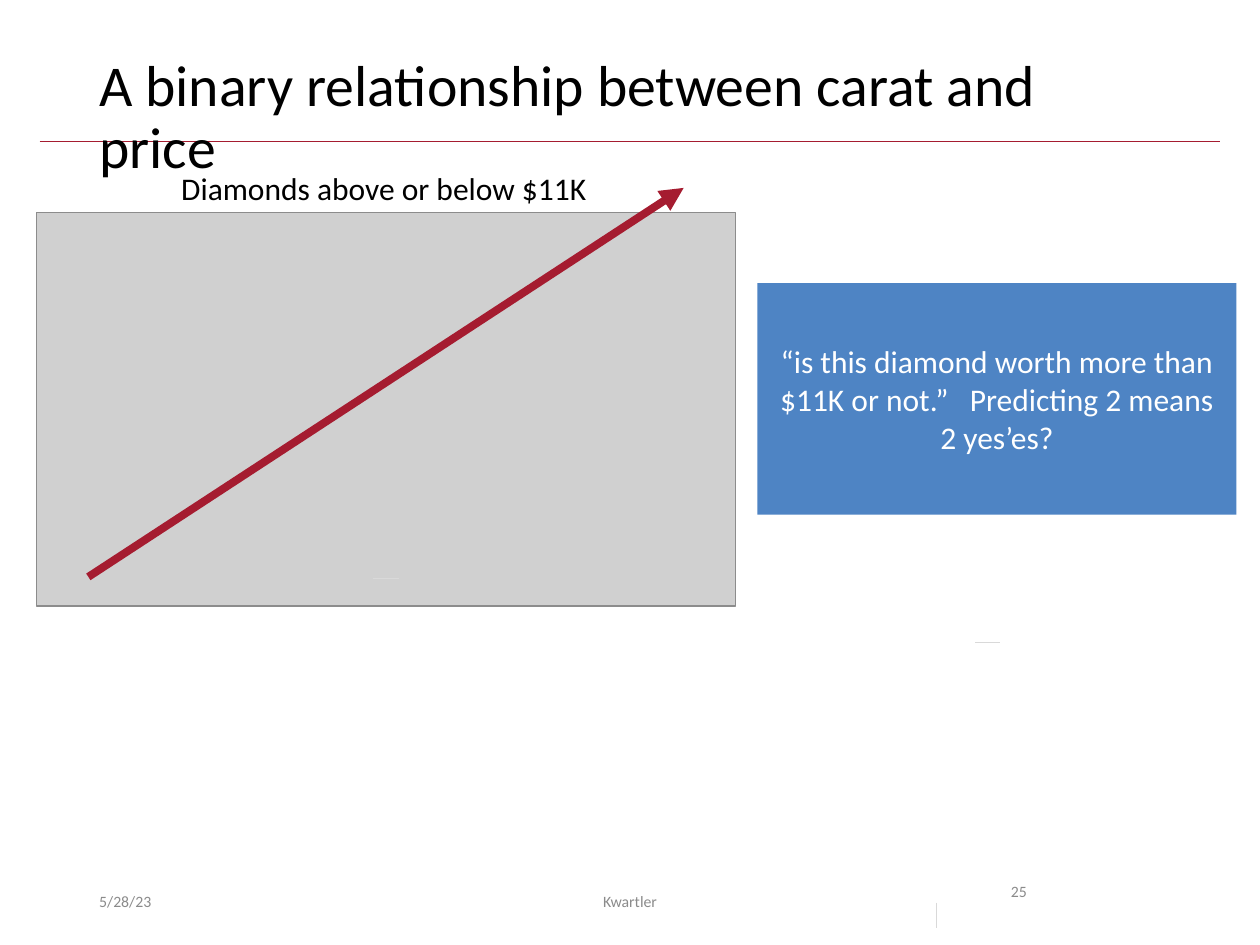
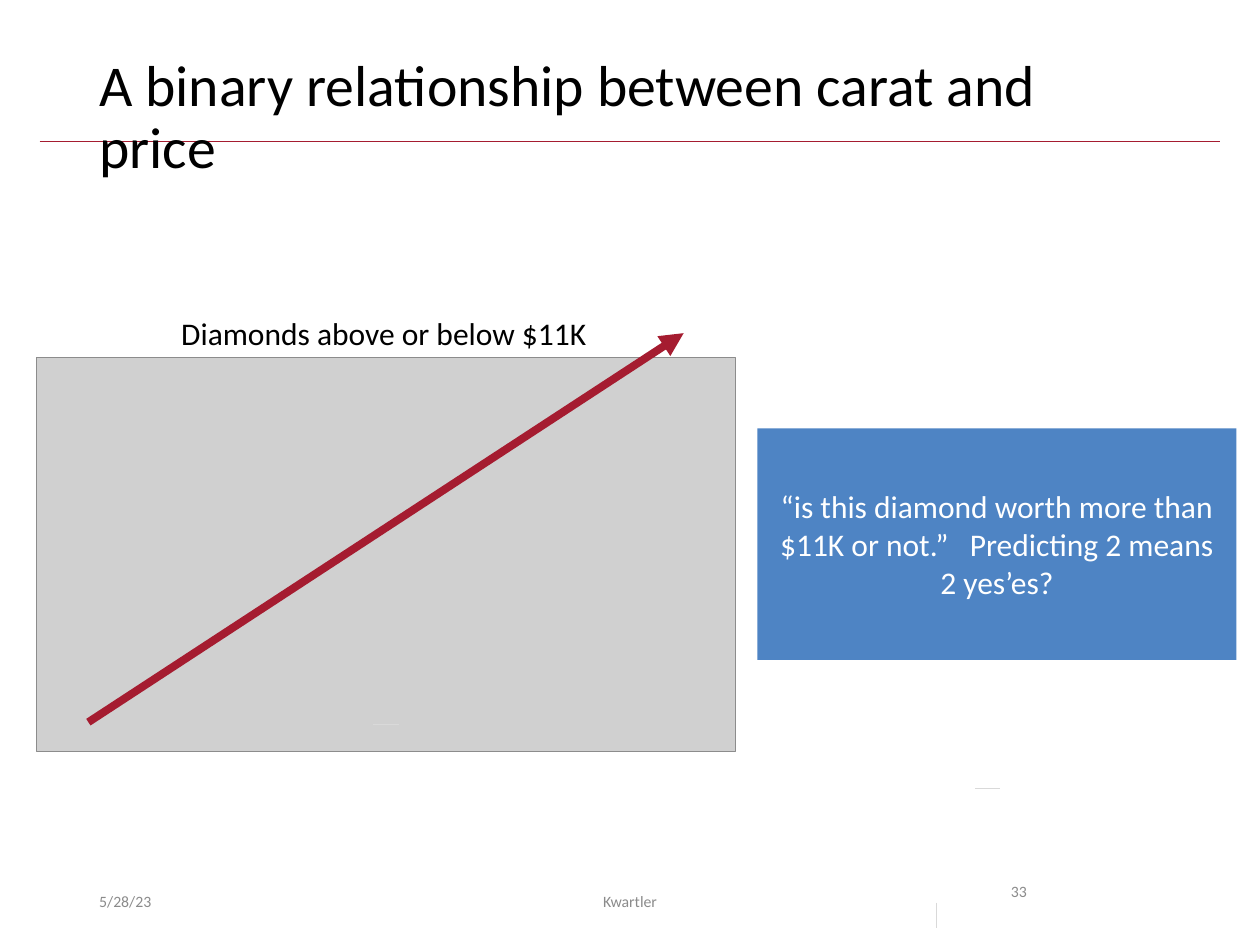
Before and after one commit to kwartler/GSERM_ICPSR, a slide deck: slide 33 of lessons/D_Supervised/A_regression.pptx (slide 25 before the commit). Drawn at 1260x945 pixels with LibreOffice and Linux fonts; fonts in the diff are those of the drawing; grey boxes stand for pictures; background and template pictures are left out. Boxes give left, top, right and bottom in pixels: in the first picture for what was removed or moved away, otherwise in the second. Text is boxed around its words. In the diff, an @@ line names an element or a change of style, - is before the commit and + after.

```diff
--- a/lessons/D_Supervised/A_regression.pptx
+++ b/lessons/D_Supervised/A_regression.pptx
@@ 2 lines, 1 picture, 1 text, 1 rectangle, 1 arrow: place and size @@
-2 lines, 1 picture, 1 text, 1 rectangle, 1 arrow at box(37, 178, 1236, 643)
+2 lines, 1 picture, 1 text, 1 rectangle, 1 arrow at box(37, 323, 1236, 788)
@@ page number at box(1011, 887, 1027, 897): text changed @@
-25
+33
```
Also in this commit, not shown: 11 other slides changed, 8 slides added, 7 other files.
